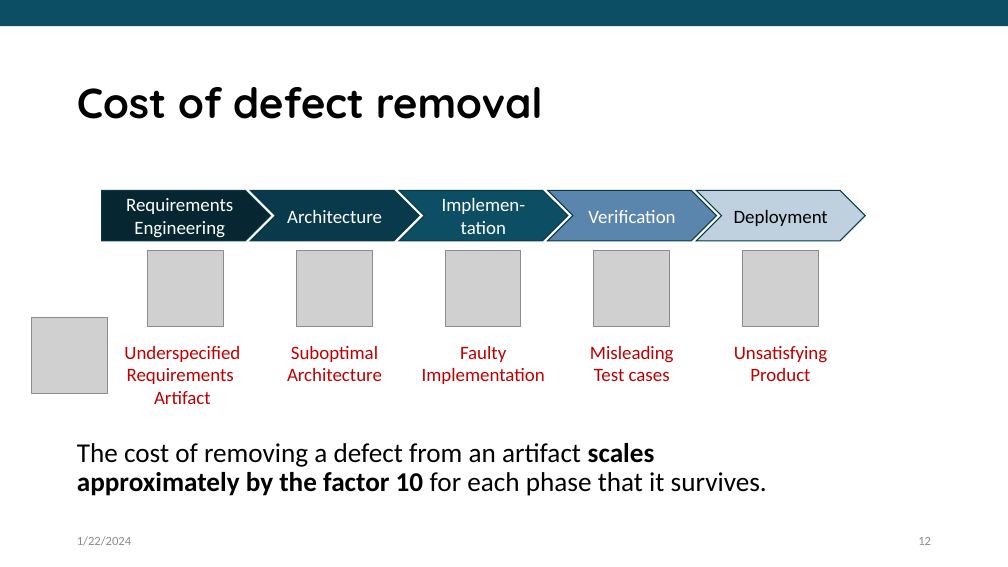
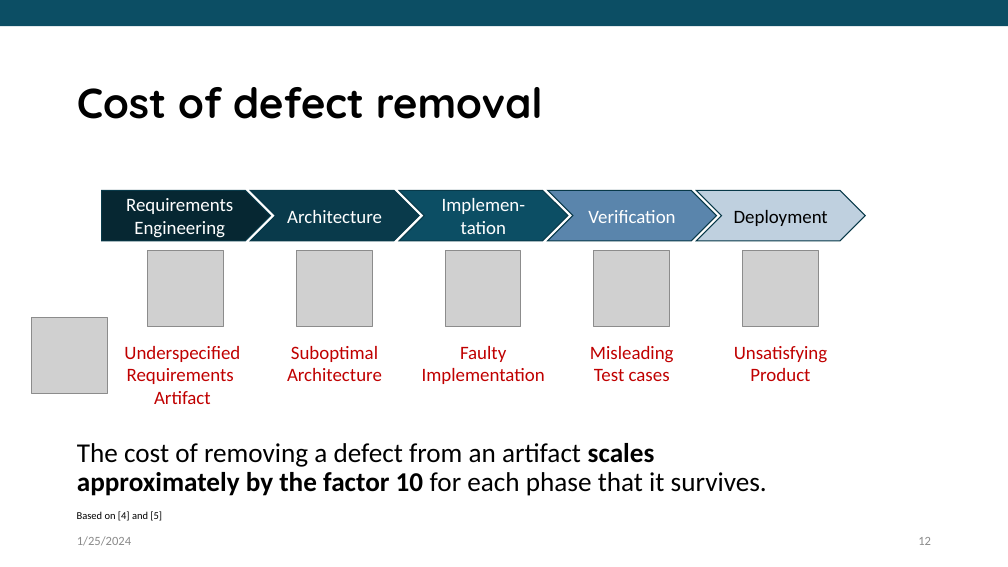
Before and after one commit to bth-dipt-teaching/req-eng-fundamentals, a slide deck: slide 12 of Fundamentals of Requirements Engineering.pptx. Drawn at 1008x567 pixels with LibreOffice and Linux fonts; fonts in the diff are those of the drawing; grey boxes stand for pictures; background and template pictures are left out. Boxes give left, top, right and bottom in pixels: in the first picture for what was removed or moved away, otherwise in the second. Text is boxed around its words. In the diff, an @@ line names an element or a change of style, - is before the commit and + after.

```diff
--- a/Fundamentals of Requirements Engineering.pptx
+++ b/Fundamentals of Requirements Engineering.pptx
@@ text at [77,536,131,546]: text changed @@
-1/22/2024
+1/25/2024
@@ text added at [77,511,162,521], 10 pt, text #000000 @@
+Based on [4] and [5]
```
Also in this commit, not shown: 40 other slides changed, 1 slide added, 1 other file.
